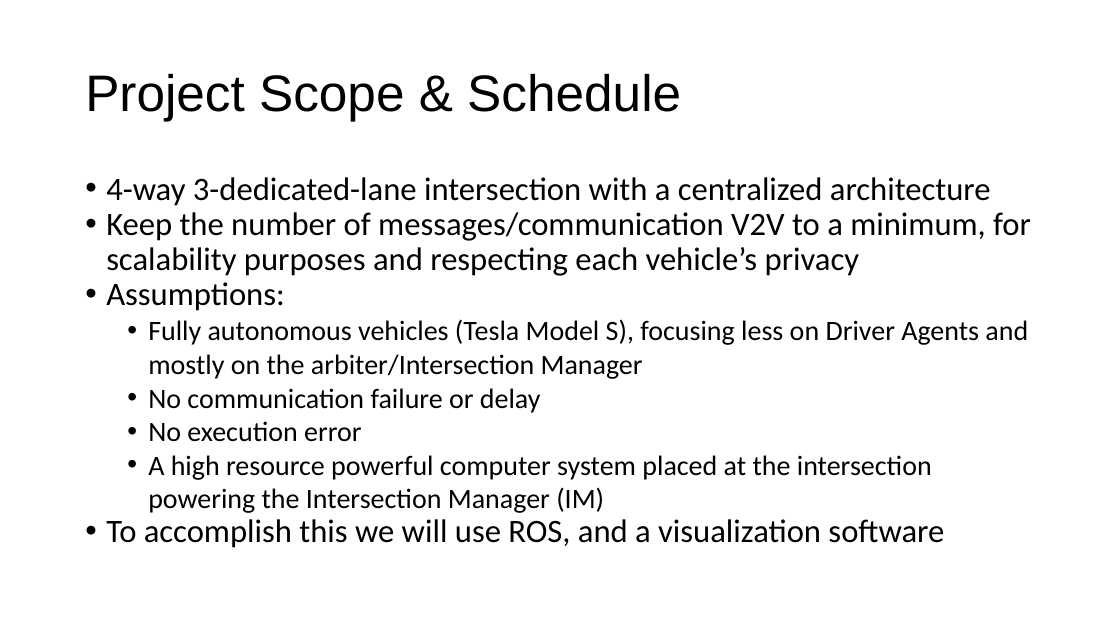
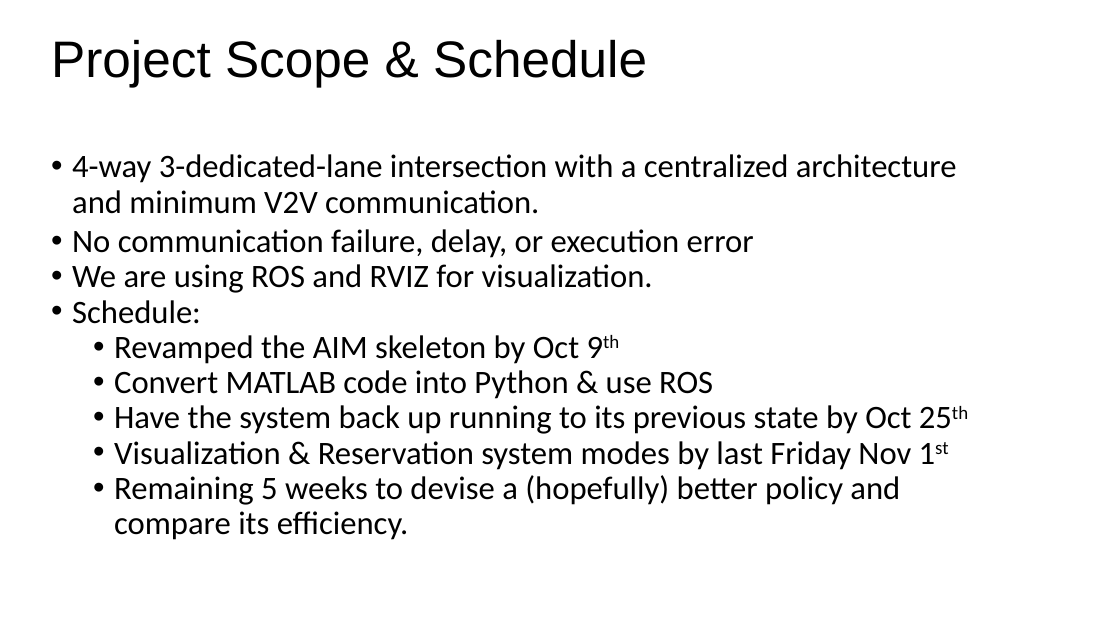
Before and after one commit to adfayed/aim_ros, a slide deck: slide 2 of Project Progress.pptx. Drawn at 1120x630 pixels with LibreOffice and Linux fonts; fonts in the diff are those of the drawing. Boxes give left, top, right and bottom in pixels: in the first picture for what was removed or moved away, otherwise in the second. Text is boxed around its words. In the diff, an @@ line names an element or a change of style, - is before the commit and + after.

Commit message:
Presentation updates

```diff
--- a/Project Progress.pptx
+++ b/Project Progress.pptx
@@ text "Project Scope & Schedule": place and size @@
-text "Project Scope & Schedule" at (85,73,681,121)
+text "Project Scope & Schedule" at (51,39,647,87)
@@ text at (72,154,957,540): text changed; size 24 to 28 pt @@
-• 4-way 3-dedicated-lane intersection with a centralized architecture
-• Keep the number of messages/communication V2V to a minimum, for scalability purposes and respecting each vehicle’s privacy
-• Assumptions:
-  • Fully autonomous vehicles (Tesla Model S), focusing less on Driver Agents and mostly on the arbiter/Intersection Manager
-  • No communication failure or delay
-  • No execution error
-  • A high resource powerful computer system placed at the intersection powering the Intersection Manager (IM)
-• To accomplish this we will use ROS, and a visualization software
+• 4-way 3-dedicated-lane intersection with a centralized architecture and minimum V2V communication.
+• No communication failure, delay, or execution error
+• We are using ROS and RVIZ for visualization.
+• Schedule:
+  • Revamped the AIM skeleton by Oct 9th
+  • Convert MATLAB code into Python & use ROS
+  • Have the system back up running to its previous state by Oct 25th
+  • Visualization & Reservation system modes by last Friday Nov 1st
+  • Remaining 5 weeks to devise a (hopefully) better policy and compare its efficiency.
```
Also in this commit, not shown: 2 other slides changed, 1 other file.
